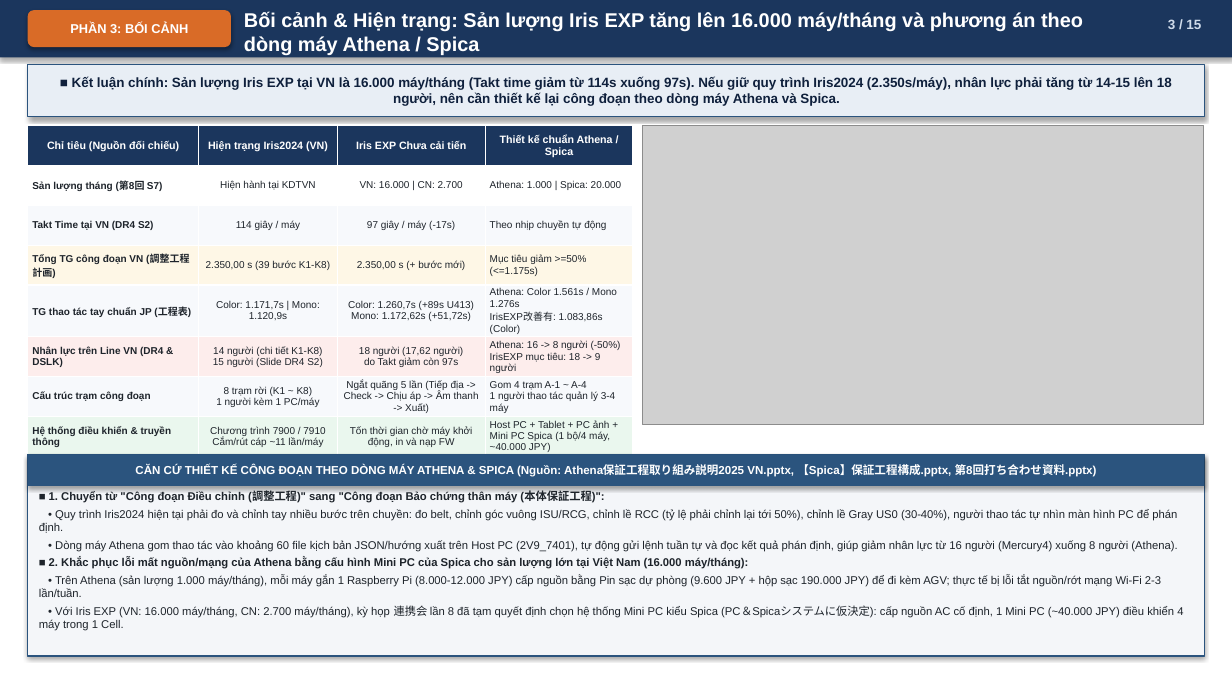
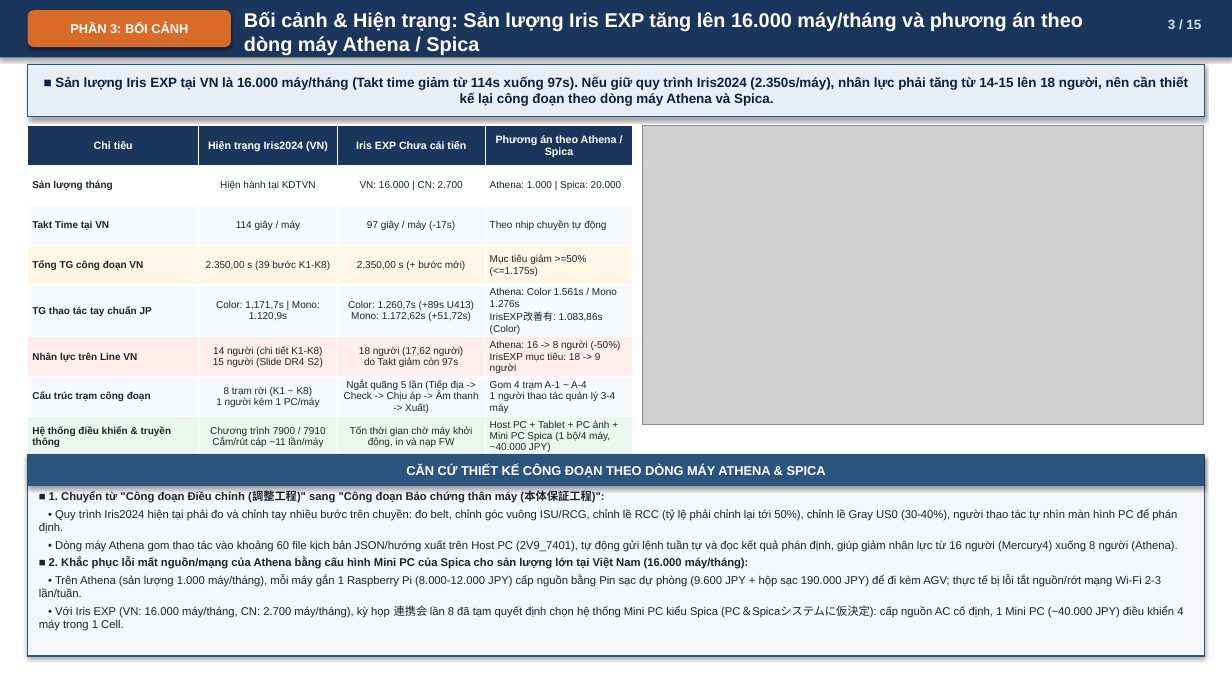
Before and after one commit to Nakazasen/bao_cao_dc_EXPIris, a slide deck: slide 3 of IrisEXP_Bao-cao-de-an-VN.pptx. Drawn at 1232x693 pixels with LibreOffice and Linux fonts; fonts in the diff are those of the drawing; grey boxes stand for pictures. Boxes give left, top, right and bottom in pixels: in the first picture for what was removed or moved away, otherwise in the second. Text is boxed around its words. In the diff, an @@ line names an element or a change of style, - is before the commit and + after.

Commit message:
Remove AI-style meta-labels ('Thuật ngữ gốc Nhật', 'Kết luận chính', row citations) across all slides

```diff
--- a/IrisEXP_Bao-cao-de-an-VN.pptx
+++ b/IrisEXP_Bao-cao-de-an-VN.pptx
@@ text in rectangle at box(55, 77, 1188, 106): text changed @@
-■ Kết luận chính: Sản lượng Iris EXP tại VN là 16.000 máy/tháng (Takt time giảm từ 114s xuống 97s). Nếu giữ quy trình Iris2024 (2.350s/máy), nhân lực phải tăng từ 14-15 lên 18 người, nên cần thiết kế lại công đoạn theo dòng máy Athena và Spica.
+■ Sản lượng Iris EXP tại VN là 16.000 máy/tháng (Takt time giảm từ 114s xuống 97s). Nếu giữ quy trình Iris2024 (2.350s/máy), nhân lực phải tăng từ 14-15 lên 18 người, nên cần thiết kế lại công đoạn theo dòng máy Athena và Spica.
@@ table at box(28, 126, 633, 456) @@
-row 1, column 1: Chỉ tiêu (Nguồn đối chiếu)
+row 1, column 1: Chỉ tiêu
-row 1, column 4: Thiết kế chuẩn Athena / Spica
+row 1, column 4: Phương án theo Athena / Spica
-row 2, column 1: Sản lượng tháng (第8回 S7)
+row 2, column 1: Sản lượng tháng
-row 3, column 1: Takt Time tại VN (DR4 S2)
+row 3, column 1: Takt Time tại VN
-row 4, column 1: Tổng TG công đoạn VN (調整工程計画)
+row 4, column 1: Tổng TG công đoạn VN
-row 5, column 1: TG thao tác tay chuẩn JP (工程表)
+row 5, column 1: TG thao tác tay chuẩn JP
-row 6, column 1: Nhân lực trên Line VN (DR4 & DSLK)
+row 6, column 1: Nhân lực trên Line VN
@@ text in rectangle at box(406, 465, 826, 478): text changed; size 9 to 10 pt @@
-CĂN CỨ THIẾT KẾ CÔNG ĐOẠN THEO DÒNG MÁY ATHENA & SPICA (Nguồn: Athena保証工程取り組み説明2025 VN.pptx, 【Spica】保証工程構成.pptx, 第8回打ち合わせ資料.pptx)
+CĂN CỨ THIẾT KẾ CÔNG ĐOẠN THEO DÒNG MÁY ATHENA & SPICA
```
Also in this commit, not shown: 13 other slides changed, 2 other files.
